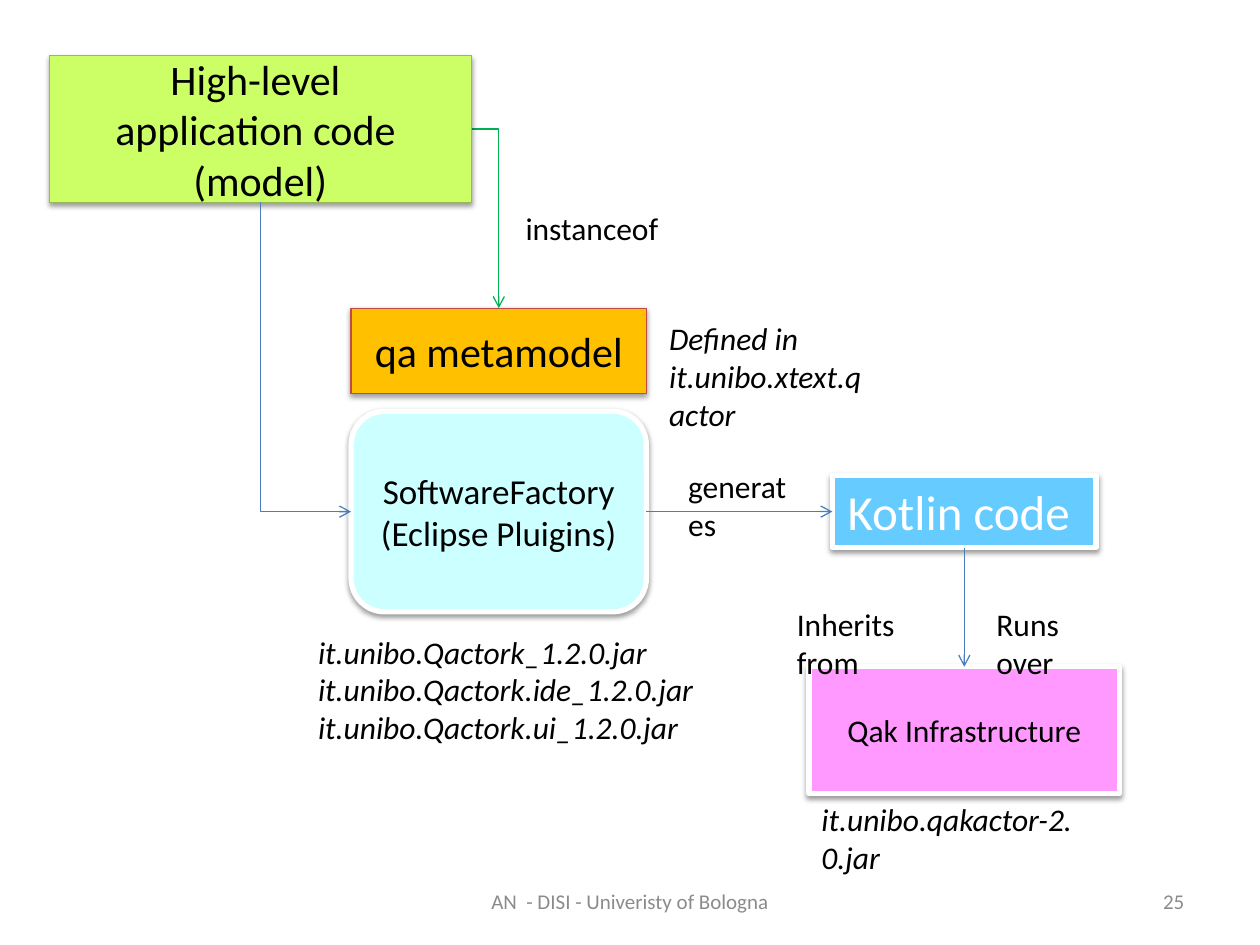
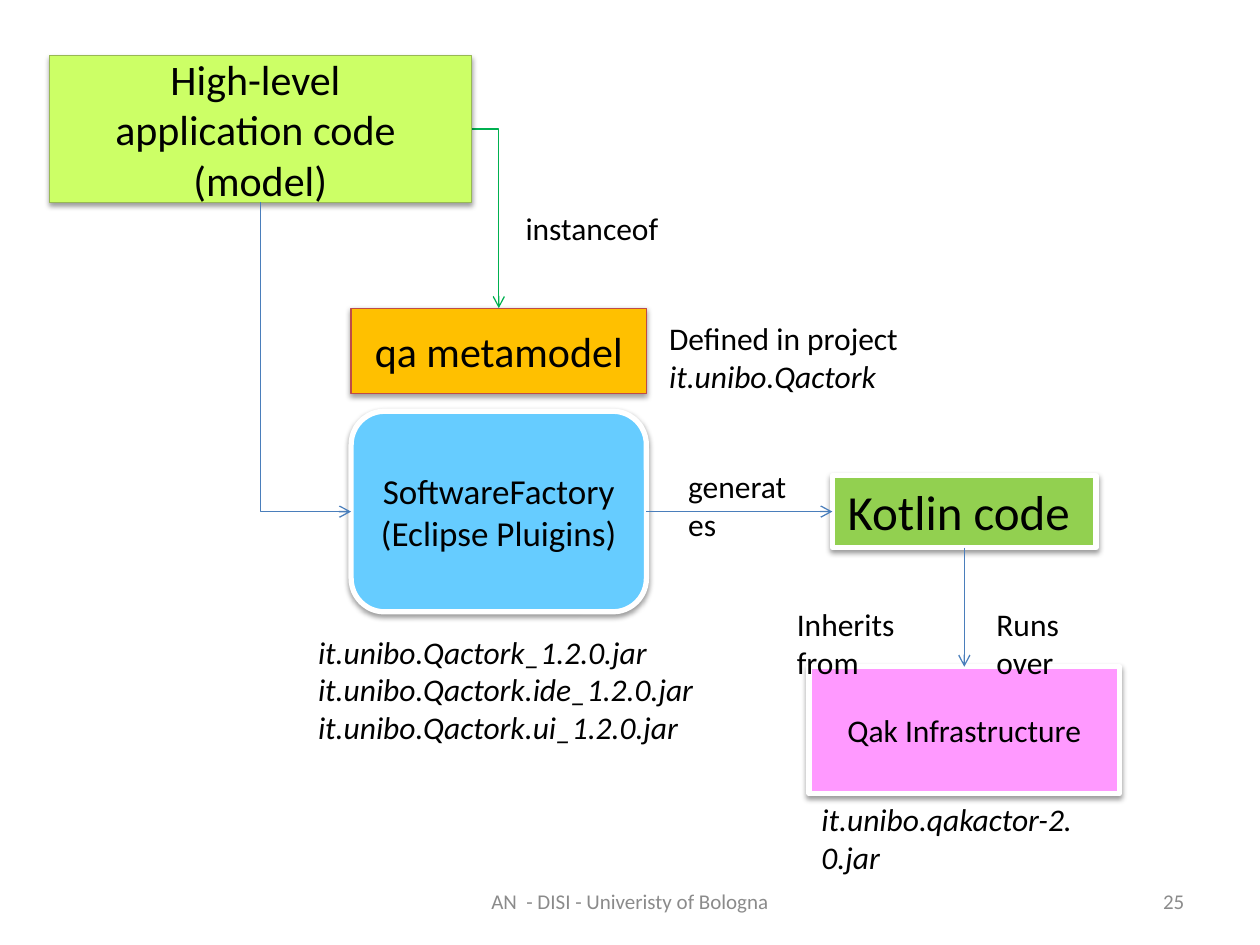
Before and after one commit to anatali/iss2020LabBo, a slide deck: slide 25 of it.unibo.issLabStart/userDocs/ISSM2020.pptx. Drawn at 1260x945 pixels with LibreOffice and Linux fonts; fonts in the diff are those of the drawing. Boxes give left, top, right and bottom in pixels: in the first picture for what was removed or moved away, otherwise in the second. Text is boxed around its words. In the diff, an @@ line names an element or a change of style, - is before the commit and + after.

```diff
--- a/it.unibo.issLabStart/userDocs/ISSM2020.pptx
+++ b/it.unibo.issLabStart/userDocs/ISSM2020.pptx
@@ text at bbox=[669, 328, 898, 393]: text changed; italic off @@
-Defined in
-it.unibo.xtext.qactor
+Defined in project
+it.unibo.Qactork
@@ rounded rectangle "SoftwareFactory" at bbox=[352, 411, 646, 611]: fill #CCFFFF to #66CCFF @@
@@ rectangle "Kotlin code" at bbox=[833, 475, 1096, 547]: text colour #FFFFFF to #000000; fill #66CCFF to #92D050 @@
```
Also in this commit, not shown: 7 other slides changed, 16 other files.
